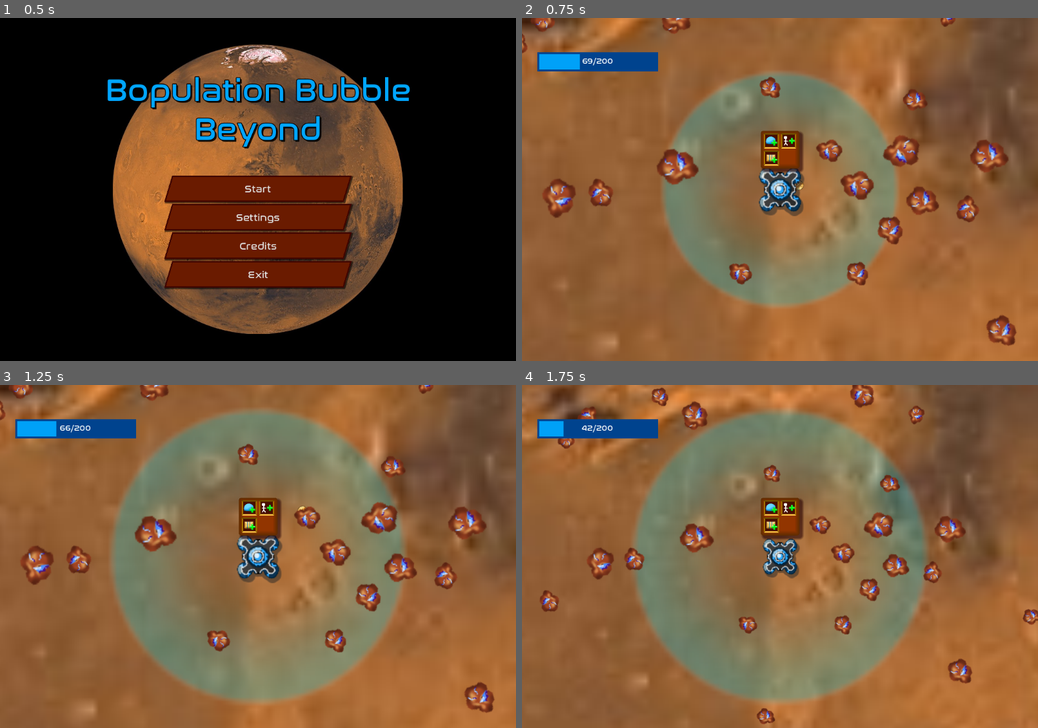
Above: before the commit, frames 1-4 (two rows, left to right).
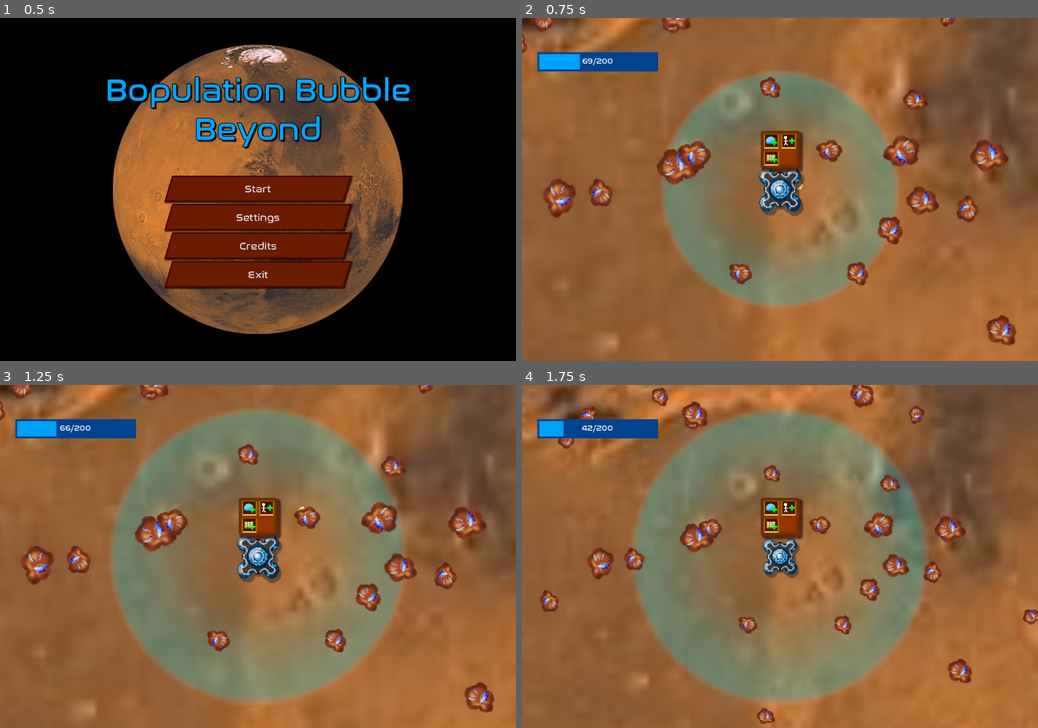
Above: after the commit, the same moments.

Repository: Fach01/Bopulation-Bubble-Beyond
Game: Godot game, scene res://Scenes/Main Menu.tscn
The game is run twice, just before and just after one commit, with the same random seed, the same clock (stepped at 60 frames per second) and the same inputs.
Inputs (mouse positions are in pixels of both pictures, inside the frame that each line leads up to):
- Up to frame 1 (0.5 s): no input
- Up to frame 2 (0.75 s): click "Start" at 0.5 s
- Up to frame 3 (1.25 s): no input
- Up to frame 4 (1.75 s): click (769, 508) at 1.25 s

Frame 1 is identical in both runs. In frame 2, 0.7% of the frame differs, in the area x 30-69%, y 35-54%; in frame 3, 0.6%; in frame 4, 0.3%.

Commit message:
added metor showering

Diff:
--- a/Scenes/Game Scene.tscn
+++ b/Scenes/Game Scene.tscn
@@ -63,6 +63,7 @@
 [node name="Resource Manager" type="Node" parent="."]
 script = ExtResource("1_uj0k0")
 resource_node_tree = ExtResource("2_f0crh")
+meteor = ExtResource("17_7tum6")
 
 [node name="Resource" parent="Resource Manager" instance=ExtResource("2_f0crh")]
 position = Vector2(128, -101)
@@ -211,7 +212,7 @@
 stretch_mode = 4
 
 [node name="Meteor" parent="." instance=ExtResource("17_7tum6")]
-position = Vector2(200, -12)
+position = Vector2(168, 58)
 
 [connection signal="changed_resource" from="Home Base" to="HUD/AspectRatioContainer/Control/ProgressBar" method="set_value"]
 [connection signal="changed_resource_text" from="Home Base" to="HUD/AspectRatioContainer/Control/ProgressBar/Label" method="set_text"]
--- a/Scripts/meteor.gd
+++ b/Scripts/meteor.gd
@@ -11,6 +11,7 @@
 var tween
 
 func _ready() -> void:
+	position = Vector2.from_angle(randf_range(0,TAU)) * randf_range(State.spawn_min_radius, State.spawn_min_radius * pow(State.spawn_radius_multiplier, State.bubble_level))
 	var level = inverse_lerp(1,State.max_bubble_upgrades, State.bubble_level)
 	scale = Vector2.ONE * lerp(3.0, max_level_multiplier, level)
 	value = randf_range(min_value, max_value) * level * max_level_multiplier
--- a/Scripts/resource_manager.gd
+++ b/Scripts/resource_manager.gd
@@ -2,6 +2,7 @@
 @export var resource_node_tree : PackedScene
 
 @export var active_nodes : Array[ResourceNode]
+@export var meteor : PackedScene
 
 func spawn_node():
 		var new_node : ResourceNode = resource_node_tree.instantiate()
@@ -15,3 +16,11 @@
 func _ready() -> void:
 	for i in State.starter_nodes:
 		spawn_node()
+
+	do_meteors()
+
+func do_meteors():
+	while true:
+		await get_tree().create_timer(randf_range(3, 20)).timeout
+		var new_meteor = meteor.instantiate()
+		add_child(new_meteor)
